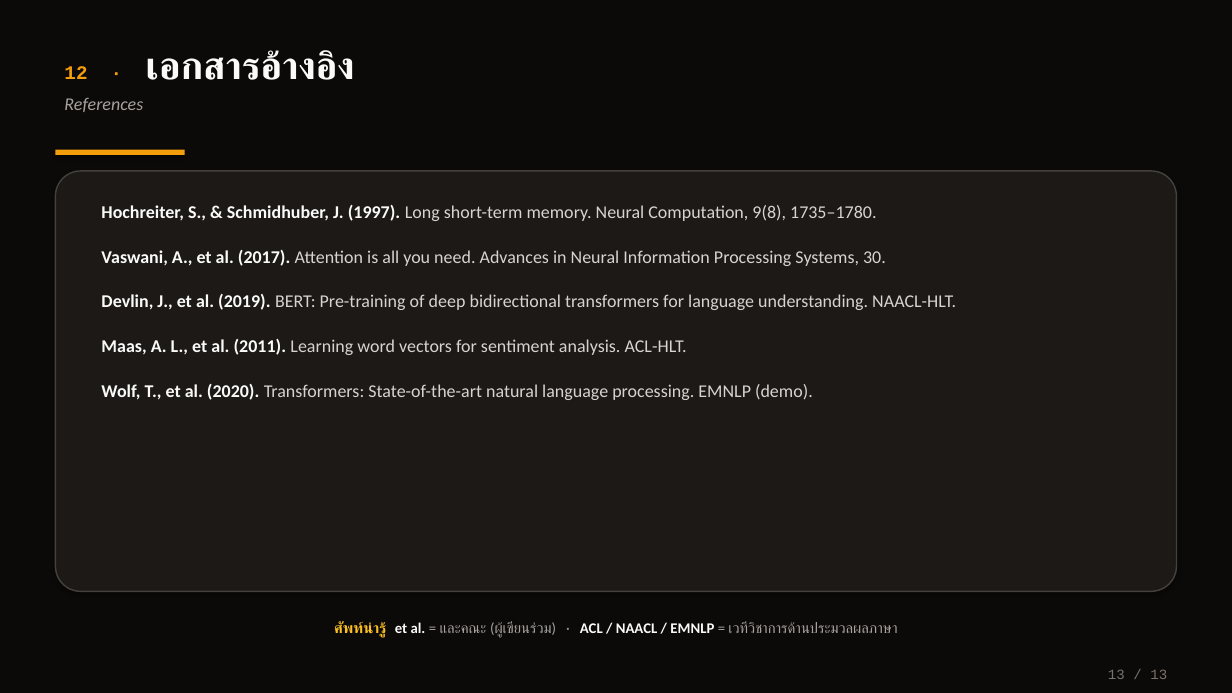
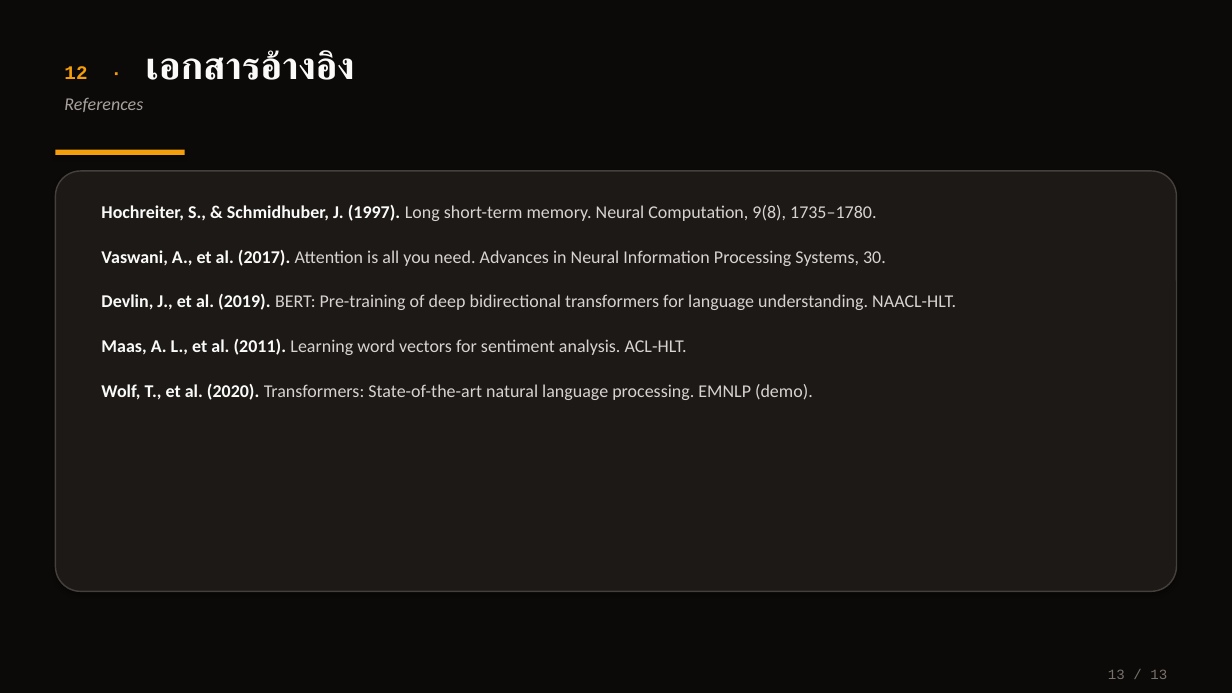
Before and after one commit to Poomwillbeprogrammer/LSTM-versus-Transformer, a slide deck: slide 13 of LLM_Presentation.pptx. Drawn at 1232x693 pixels with LibreOffice and Linux fonts; fonts in the diff are those of the drawing. Boxes give left, top, right and bottom in pixels: in the first picture for what was removed or moved away, otherwise in the second. Text is boxed around its words. In the diff, an @@ line names an element or a change of style, - is before the commit and + after.

```diff
--- a/LLM_Presentation.pptx
+++ b/LLM_Presentation.pptx
@@ text removed at (334, 621, 897, 638) @@
-ศัพท์น่ารู้ et al. = และคณะ (ผู้เขียนร่วม) · ACL / NAACL / EMNLP = เวทีวิชาการด้านประมวลผลภาษา
```
Also in this commit, not shown: 2 other slides changed, 6 other files.
